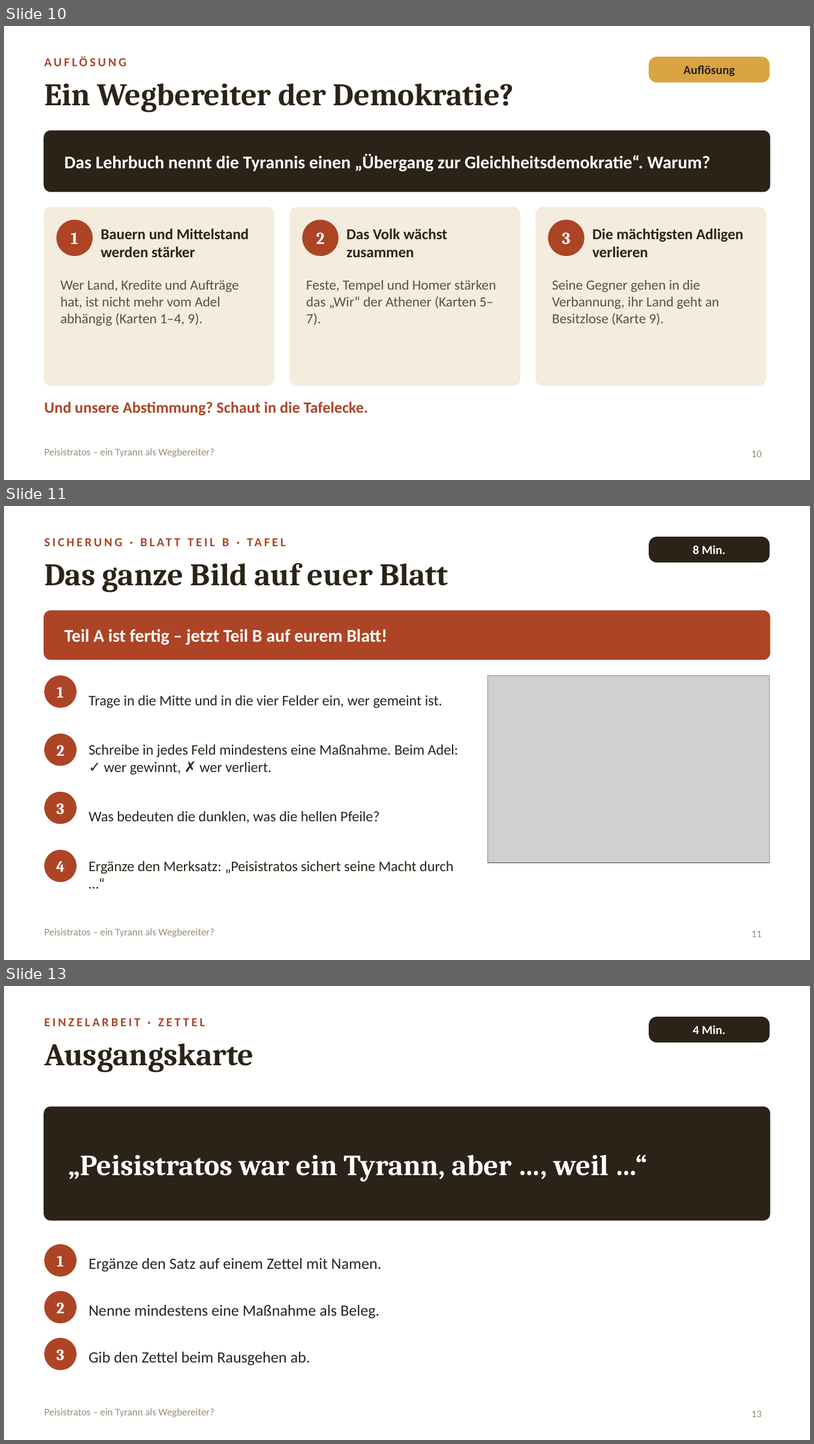
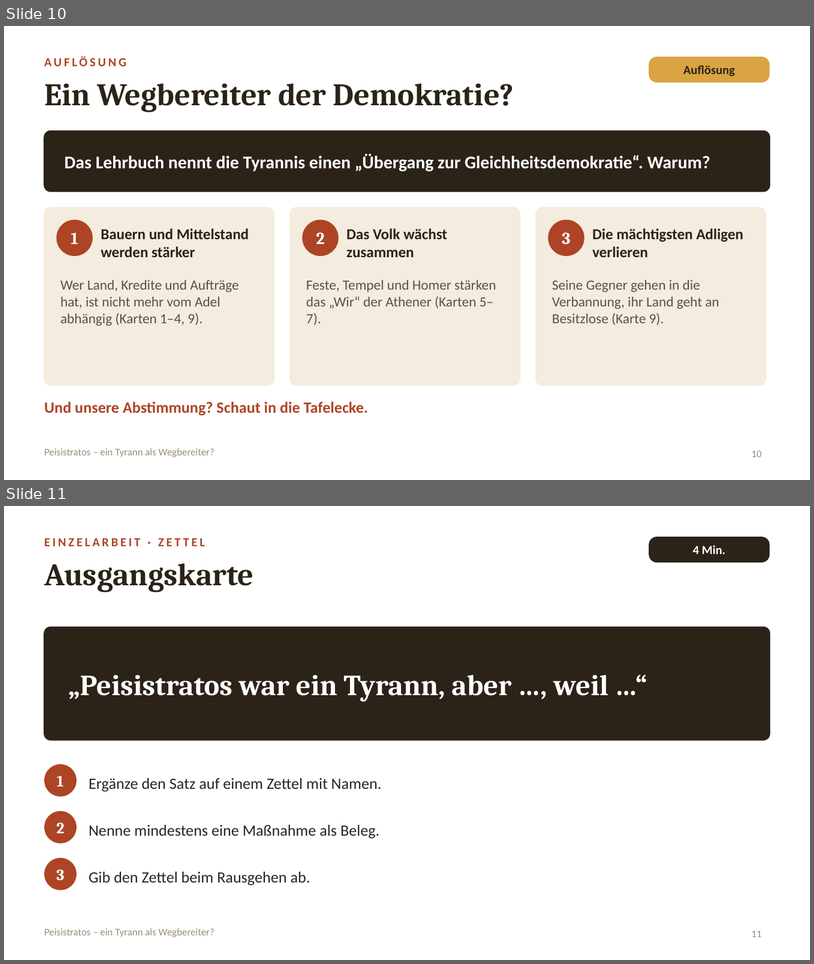
Before and after one commit to golzkonstantin-gif/Schule, a slide deck: Geschichte_11/Stunde_Peisistratos/Folien_Peisistratos.pptx. Shown one above the other, each under a label of ours: slides 10, 11 and 13 before the commit, slides 10 and 11 after it; the slides between them are not shown. The pictures are 814x1444 and 814x964 pixels, drawn with LibreOffice and Linux fonts; fonts in the diff are those of the drawing; grey boxes stand for pictures. Boxes give left, top, right and bottom in pixels: in the first picture for what was removed or moved away, otherwise in the second. Text is boxed around its words. In the diff, an @@ line names an element or a change of style, - is before the commit and + after.

```diff
--- a/Geschichte_11/Stunde_Peisistratos/Folien_Peisistratos.pptx
+++ b/Geschichte_11/Stunde_Peisistratos/Folien_Peisistratos.pptx
@@ slide 11 removed at [4, 506, 810, 960], background #FFFFFF @@
@@ text removed at [140, 538, 147, 546] @@
-SICHERUNG · BLATT TEIL B · TAFEL
@@ rounded rectangle removed at [649, 537, 770, 562] @@
-8 Min.
@@ text removed at [44, 563, 449, 592] @@
-Das ganze Bild auf euer Blatt
@@ rounded rectangle removed at [44, 611, 770, 659] @@
@@ text removed at [65, 629, 387, 645] @@
-Teil A ist fertig – jetzt Teil B auf eurem Blatt!
@@ ellipse removed at [44, 675, 77, 708] @@
-1
@@ picture removed at [488, 675, 770, 862] @@
@@ text removed at [89, 695, 443, 708] @@
-Trage in die Mitte und in die vier Felder ein, wer gemeint ist.
@@ ellipse removed at [44, 733, 77, 766] @@
-2
@@ text removed at [89, 744, 459, 774] @@
-Schreibe in jedes Feld mindestens eine Maßnahme. Beim Adel: ✓ wer gewinnt, ✗ wer verliert.
@@ ellipse removed at [44, 792, 77, 824] @@
-3
@@ text removed at [89, 811, 380, 823] @@
-Was bedeuten die dunklen, was die hellen Pfeile?
@@ ellipse removed at [44, 850, 77, 882] @@
-4
@@ text removed at [89, 861, 453, 873] @@
-Ergänze den Merksatz: „Peisistratos sichert seine Macht durch …“
@@ text removed at [44, 928, 215, 937] @@
-Peisistratos – ein Tyrann als Wegbereiter?
@@ page number removed at [752, 930, 762, 937] @@
-11
@@ what was slide 13 is now slide 11 @@
@@ page number at [752, 930, 762, 937]: text changed @@
-13
+11
```
Also in this commit, not shown: 2 slides changed, 1 other slide removed, 6 other files.
